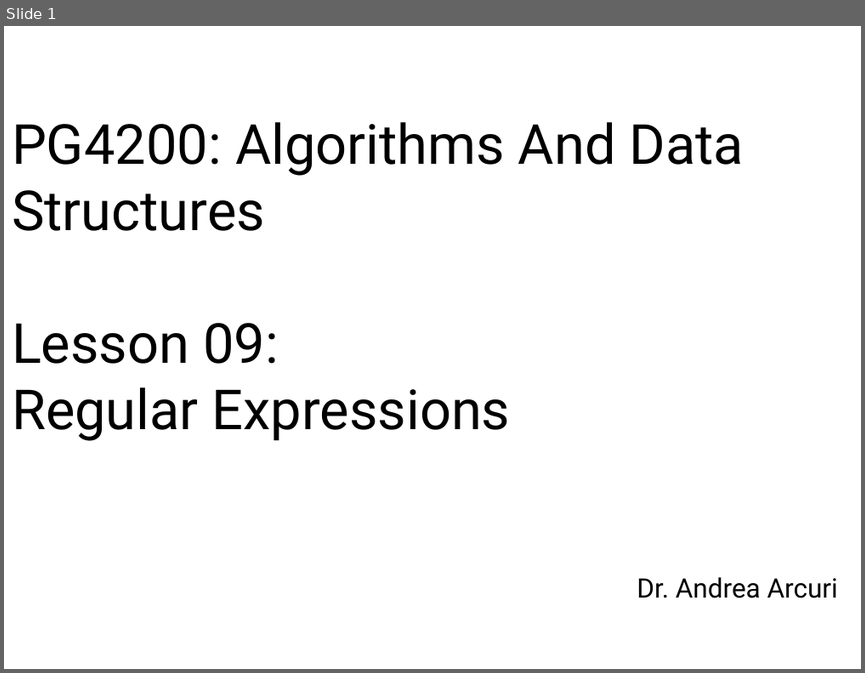
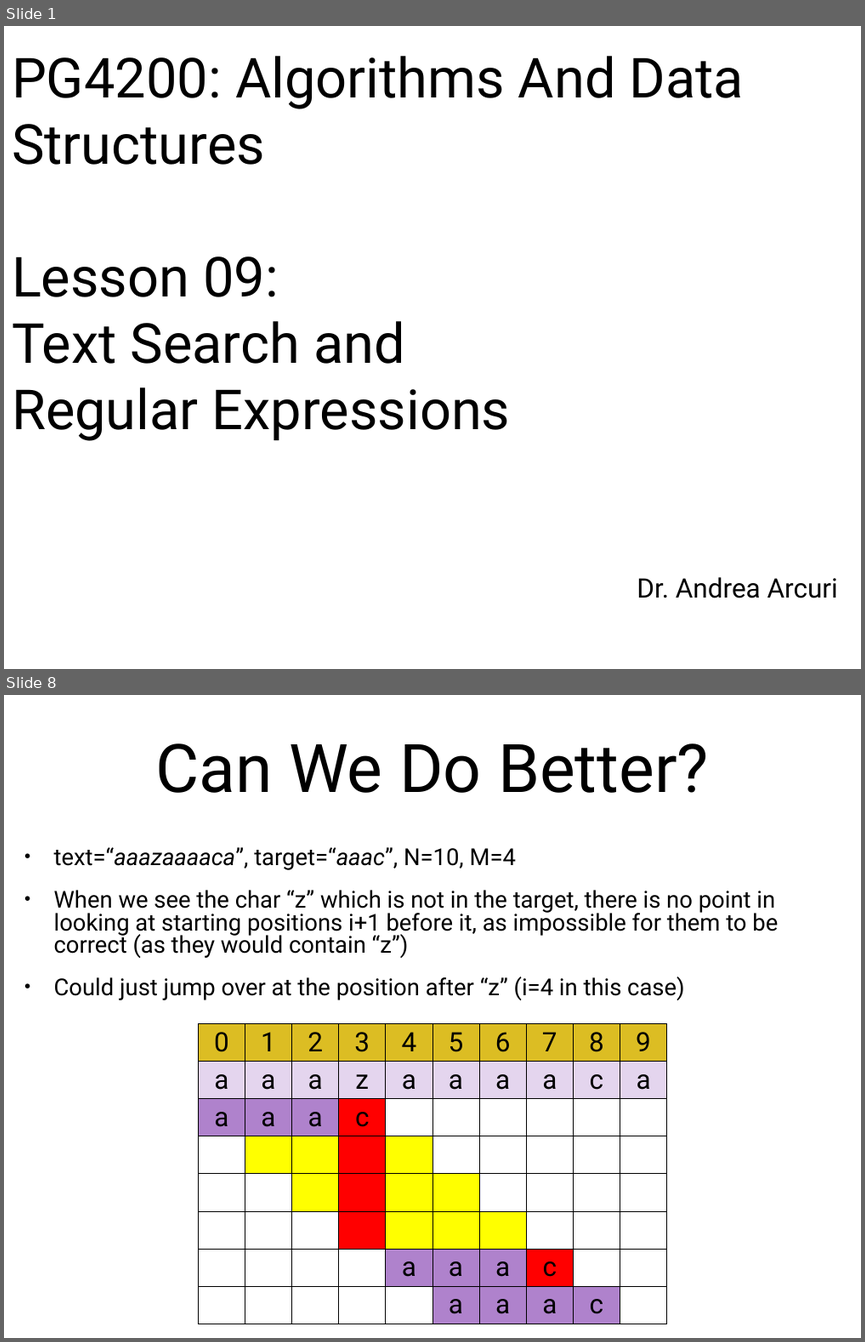
Before and after one commit to arcuri82/algorithms, a slide deck: docs/slides/09/09_regex.pptx. Shown one above the other, each under a label of ours: slide 1 before the commit, slides 1 and 8 after it; the slides between them are not shown. The pictures are 865x673 and 865x1342 pixels, drawn with LibreOffice and Linux fonts; fonts in the diff are those of the drawing. Boxes give left, top, right and bottom in pixels: in the first picture for what was removed or moved away, otherwise in the second. Text is boxed around its words. In the diff, an @@ line names an element or a change of style, - is before the commit and + after.

```diff
--- a/docs/slides/09/09_regex.pptx
+++ b/docs/slides/09/09_regex.pptx
@@ slide 8 added at [4,695,861,1338], background #FFFFFF @@
@@ title added at [155,743,709,793], 80 pt, text #000000 @@
+Can We Do Better?
@@ text added at [54,847,778,1000], 27.9 pt, text #000000 @@
+• text=“aaazaaaaca”, target=“aaac”, N=10, M=4
+• When we see the char “z” which is not in the target, there is no point in looking at starting positions i+1 before it, as impossible for them to be correct (as they would contain “z”)
+• Could just jump over at the position after “z” (i=4 in this case)
@@ table added at [198,1023,668,1329], 8 rows, 10 columns @@
+0 | 1 | 2 | 3 | 4 | 5 | 6 | 7 | 8 | 9
+a | a | a | z | a | a | a | a | c | a
+a | a | a | c |  |  |  |  |  | 
+ |  |  |  |  |  |  |  |  | 
+ |  |  |  |  |  |  |  |  | 
+ |  |  |  |  |  |  |  |  | 
+ |  |  |  | a | a | a | c |  | 
+ |  |  |  |  | a | a | a | c | 
@@ slide 1 changed as well @@
@@ title at [12,56,744,441]: text changed @@
-PG4200: Algorithms And Data Structures
-Lesson 09:
-Regular Expressions
+PG4200: Algorithms And Data Structures
+Lesson 09:
+Text Search and
+Regular Expressions
```
Also in this commit, not shown: 14 other slides added, 7 other files.
